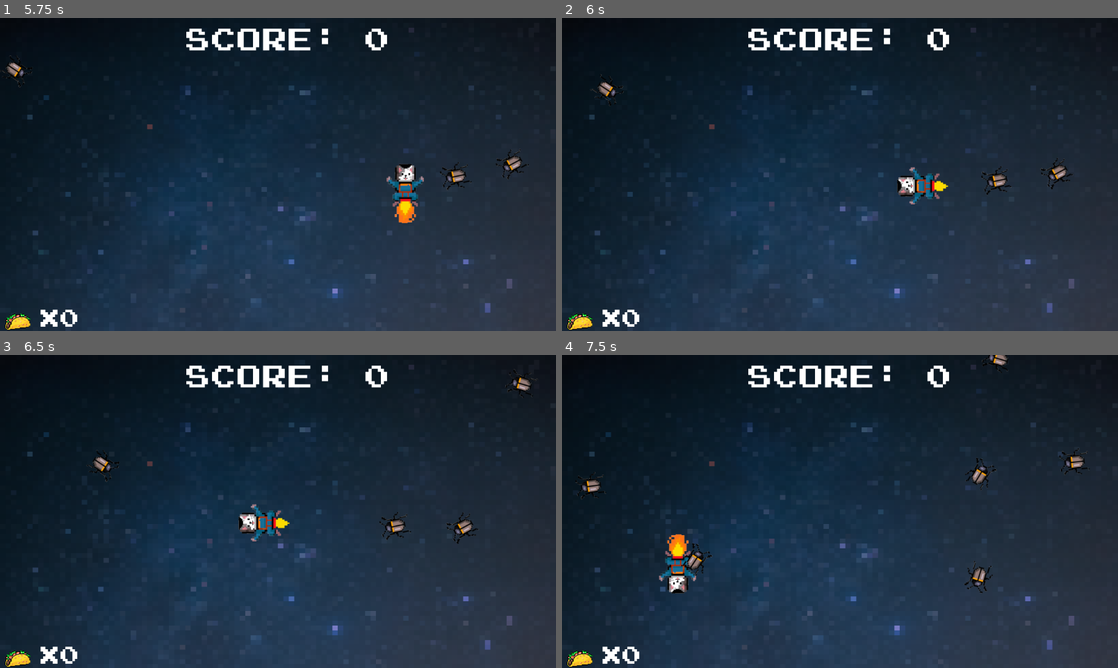
Above: before the commit, frames 1-4 (two rows, left to right).
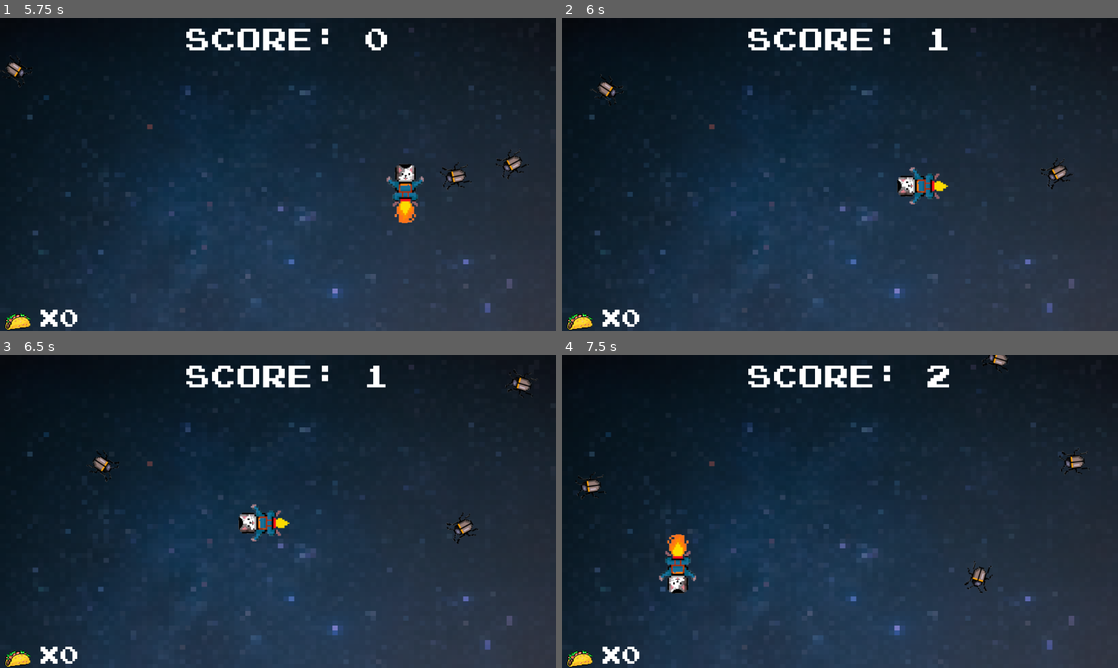
Above: after the commit, the same moments.

Repository: Josh40AU/SpaceCatParty
Game: Godot game, scene res://game_selection.tscn
Same seed, same stepped clock (60 frames per second), same inputs: the game is played once before the commit and once after it. Sound files missing from this copy of the repository are replaced by a short silence.
Inputs:
- Up to frame 1 (5.75 s): click "Bug Squasher" at 0.5 s; click "Start" at 1.25 s; click "Continue" at 2 s; tap Enter at 2.75 s; hold D (move_right) 2.78-3.53 s; tap Space (player_action) every 0.75 s from 2.85 to 5.1 s; hold S (move_down) 3.53-4.28 s; hold D (move_right) 4.28-5.03 s; hold W (move_up) from 5.03 s (still down)
- Up to frame 2 (6 s): release W (move_up) at 5.78 s; hold A (move_left) from 5.78 s (still down); tap Space (player_action) at 5.85 s
- Up to frame 3 (6.5 s): keep holding A (move_left)
- Up to frame 4 (7.5 s): tap Space (player_action) at 6.6, 7.35 s; release A (move_left) at 7.28 s; hold S (move_down) from 7.28 s (still down)

Frame 1 is identical in both runs. In frame 2, 0.4% of the frame differs, in the area x 65-81%, y 3-57%; in frame 3, 0.4%; in frame 4, 0.5%, in the area x 21-79%, y 3-71%.

Commit message:
adjusted hit boxes for player and taco

Diff:
--- a/player/player.tscn
+++ b/player/player.tscn
@@ -33,8 +33,8 @@
 }]
 
 [sub_resource type="CapsuleShape2D" id="CapsuleShape2D_i0qtg"]
-radius = 48.28
-height = 199.15
+radius = 77.0368
+height = 236.284
 
 [node name="Player" type="Area2D"]
 position = Vector2(0, 19)
@@ -47,8 +47,7 @@
 animation = &"off"
 
 [node name="CollisionShape2D" type="CollisionShape2D" parent="."]
-position = Vector2(0, -20)
-scale = Vector2(0.5, 0.5)
+scale = Vector2(0.5, 0.58)
 shape = SubResource("CapsuleShape2D_i0qtg")
 debug_color = Color(0.65098, 0.482353, 0.517647, 1)
 
--- a/power_ups/taco/taco.tscn
+++ b/power_ups/taco/taco.tscn
@@ -33,6 +33,7 @@
 }]
 
 [sub_resource type="RectangleShape2D" id="RectangleShape2D_jjv04"]
+size = Vector2(165.534, 71.646)
 
 [node name="taco" type="RigidBody2D"]
 collision_mask = 0
@@ -44,6 +45,8 @@
 autoplay = "default"
 
 [node name="CollisionShape2D" type="CollisionShape2D" parent="."]
+position = Vector2(0.961256, -0.671577)
+scale = Vector2(0.666667, 1.15562)
 shape = SubResource("RectangleShape2D_jjv04")
 
 [node name="Timer" type="Timer" parent="."]
